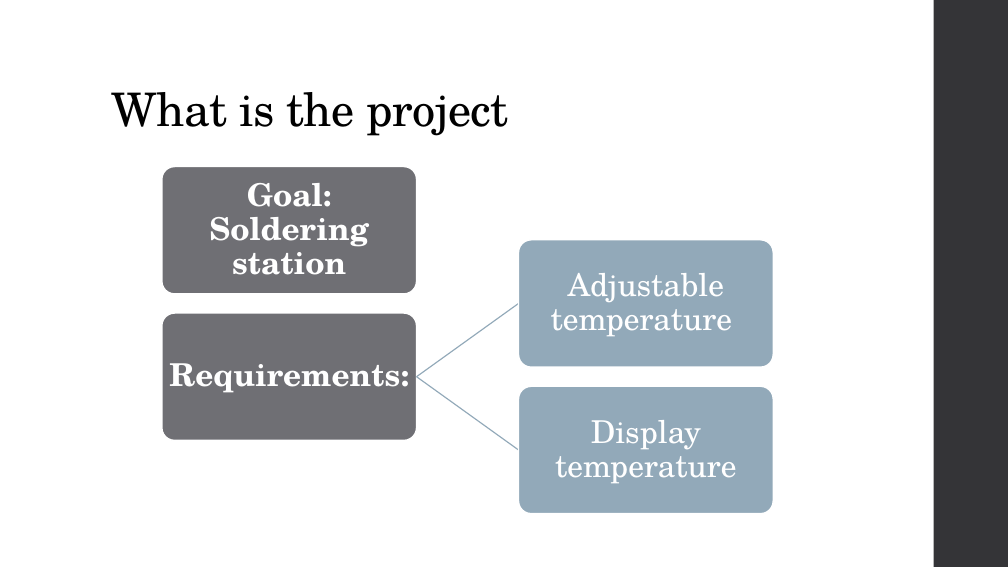
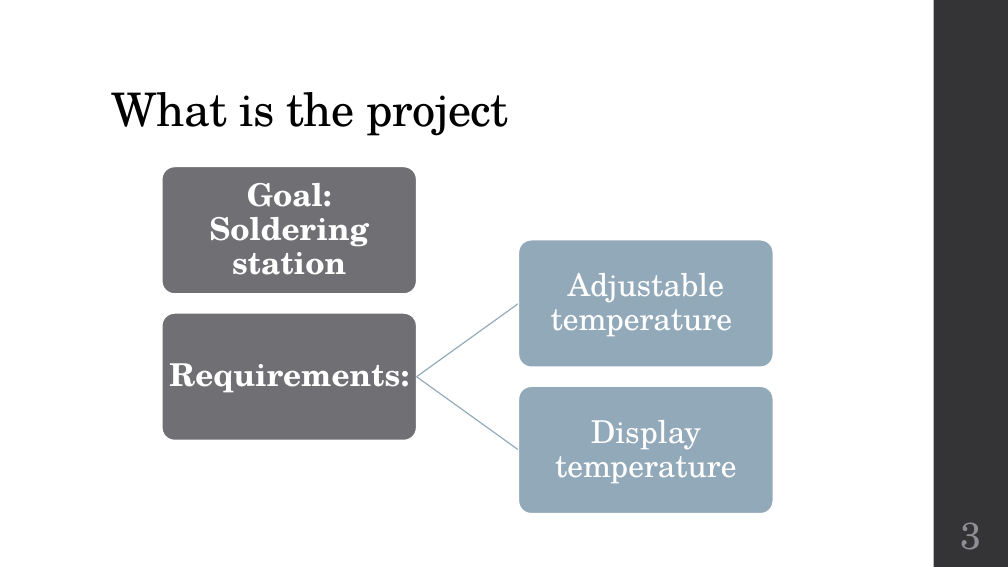
Before and after one commit to AlexanderPetry/Soldeerstation, a slide deck: slide 3 of PRESENTATION/Project ontwerp.pptx. Drawn at 1008x567 pixels with LibreOffice and Linux fonts; fonts in the diff are those of the drawing. Boxes give left, top, right and bottom in pixels: in the first picture for what was removed or moved away, otherwise in the second. Text is boxed around its words. In the diff, an @@ line names an element or a change of style, - is before the commit and + after.

Commit message:
updated presentation

```diff
--- a/PRESENTATION/Project ontwerp.pptx
+++ b/PRESENTATION/Project ontwerp.pptx
@@ page number added at [961,522,982,550], 36 pt, text #8E8E94 @@
+3
```
Also in this commit, not shown: 6 other slides changed, 1 slide added, 1 slide removed.
